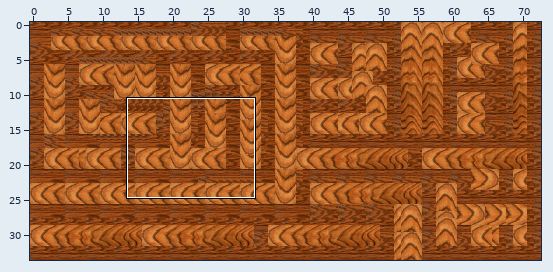
Two versions of a level (Tiled map, android/assets/test.tmx). The first picture is a wide view before the edit; the outline marks the close-up.
Close-up. First the earlier version:
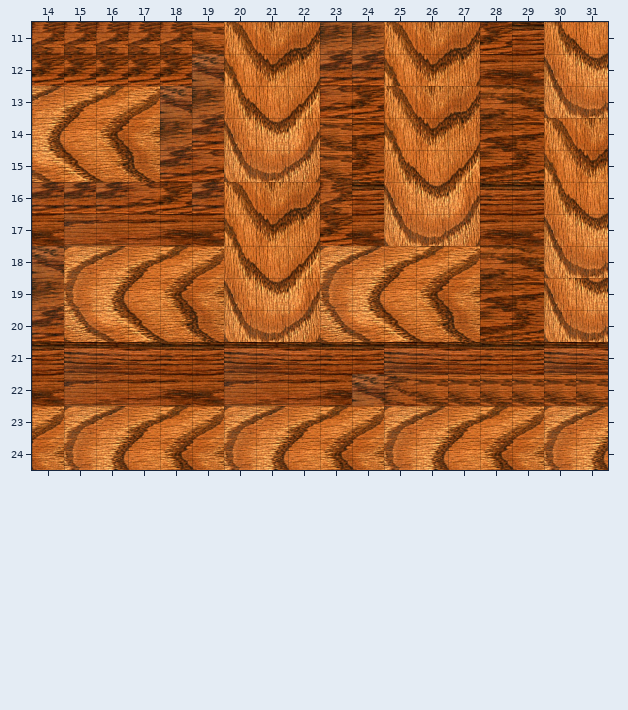
Cells are 32x32 px. Shown: x 14..31, y 11..24. The commit also changed other parts of the map, which this record leaves out.
Once edited:
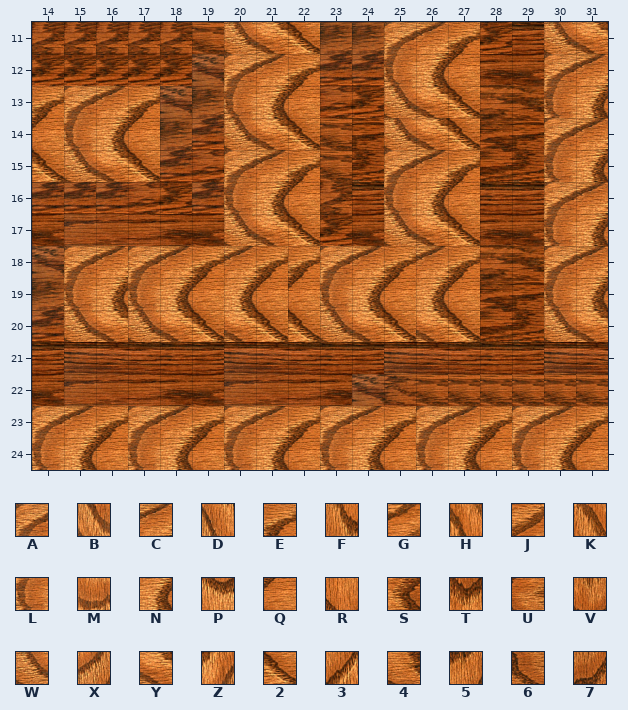
Key: from "wood floor": A 663, B 663 turned 270, C 664, D 664 turned 270, E 665, F 665 turned 270, G 666, H 666 turned 270, J 667, K 667 turned 270, L 702, M 702 turned 270, N 703, P 703 turned 270, Q 704, R 704 turned 270, S 705, T 705 turned 270, U 706, V 706 turned 270, W 741, X 741 turned 270, Y 742, Z 742 turned 270, 2 743, 3 743 turned 270, 4 744, 5 744 turned 270, 6 745, 7 745 turned 270.
_ is an empty cell, . an unchanged one.
Commit: Sixth Commit: add some comments, tried to set up some walls for the game
Edits made:
--- layer "Wall"
@@ x 14..31 @@
-11 ......KV7..KV7..FR
-12 ......HT5..HT5..DP
-13 CEGJ..FR3..KV7..BM
-14 NQSU..DPZ..HT5..KV
-15 Y246..BMX..FR3..HT
-16 ......KV7..DPZ..FR
-17 ......HT5..BMX..DP
-18 ...EGJFR3...GJ..BM
-19 ...QSUDPZ...SU..DP
-20 ...246BMX...46..BM
+11 ......WY2..ACE..WY
+12 ......ACE..LNQ..AC
+13 EACE..LNQ..WY2..LN
+14 QLNQ..WY2..WY2..AC
+15 2WY2..ACE..ACE..LN
+16 ......LNQ..LNQ..AC
+17 ......WY2..WY2..LN
+18 ...ACECEE...CE..AC
+19 ...LNQNQQ...NQ..LN
+20 ...WY2Y22...Y2..WY
@@ x 14..31 @@
-23 JACEGJ...GJACEGJAC
-24 ULNQSU...SULNQSULN
+23 ACEACE...ACEACEACE
+24 LNQLNQ...LNQLNQLNQ
